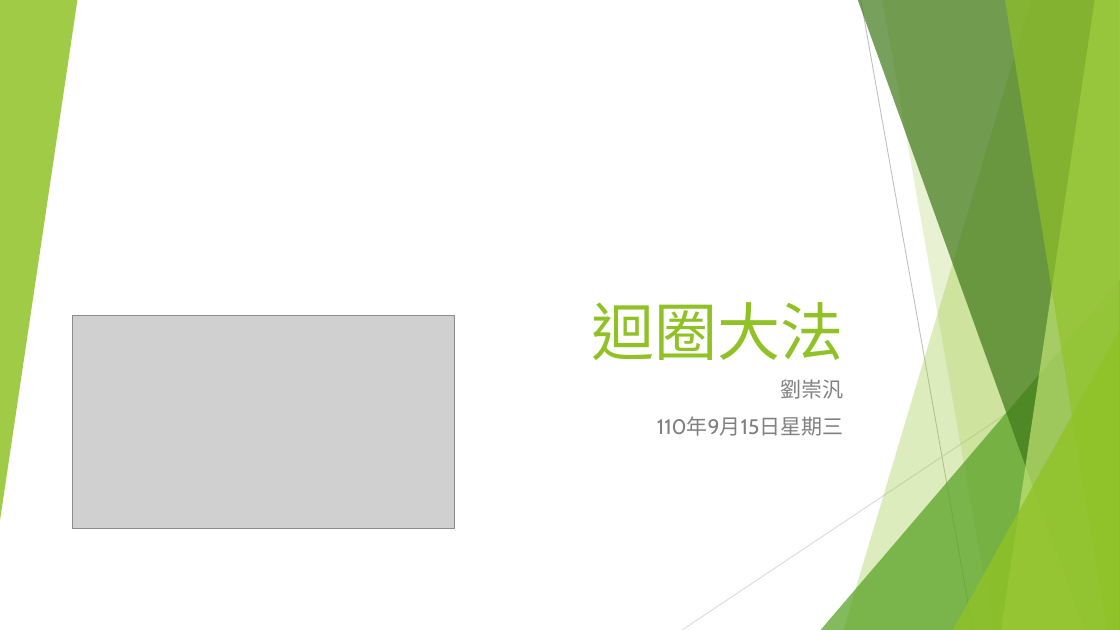
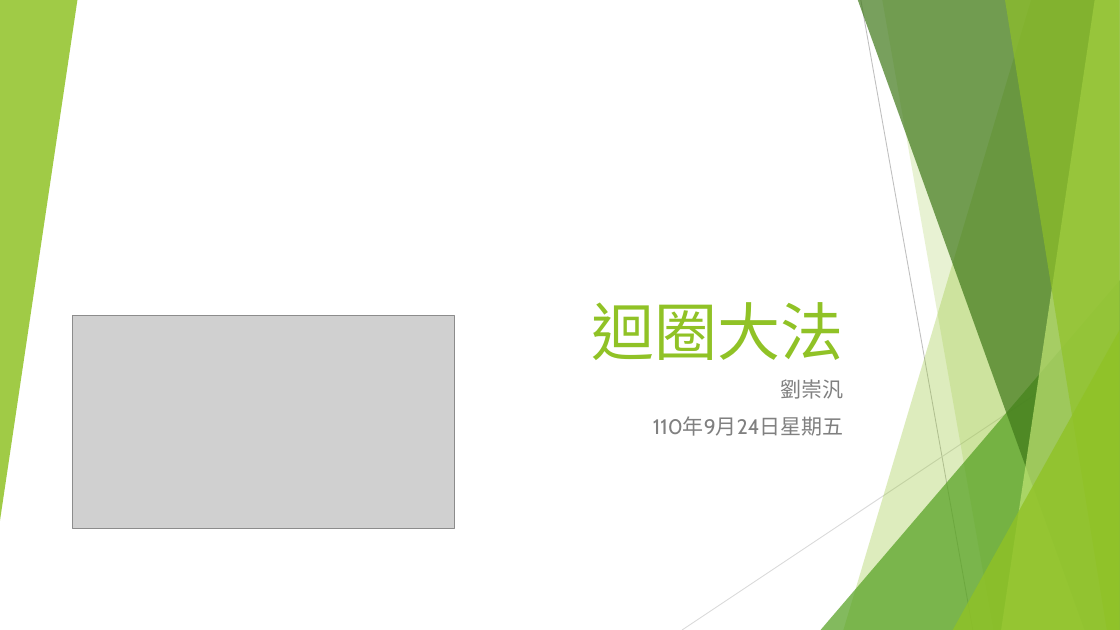
Before and after one commit to liulawsi/My_PPTs, a slide deck: slide 1 of LCC/Java/05_迴圈大法.pptx. Drawn at 1120x630 pixels with LibreOffice and Linux fonts; fonts in the diff are those of the drawing; grey boxes stand for pictures. Boxes give left, top, right and bottom in pixels: in the first picture for what was removed or moved away, otherwise in the second. Text is boxed around its words. In the diff, an @@ line names an element or a change of style, - is before the commit and + after.

```diff
--- a/LCC/Java/05_迴圈大法.pptx
+++ b/LCC/Java/05_迴圈大法.pptx
@@ subtitle at (x1=653, y1=416, x2=844, y2=436): text changed @@
-110年9月15日星期三
+110年9月24日星期五
```
Also in this commit, not shown: 34 other slides changed, 3 slides added, 13 other files.
